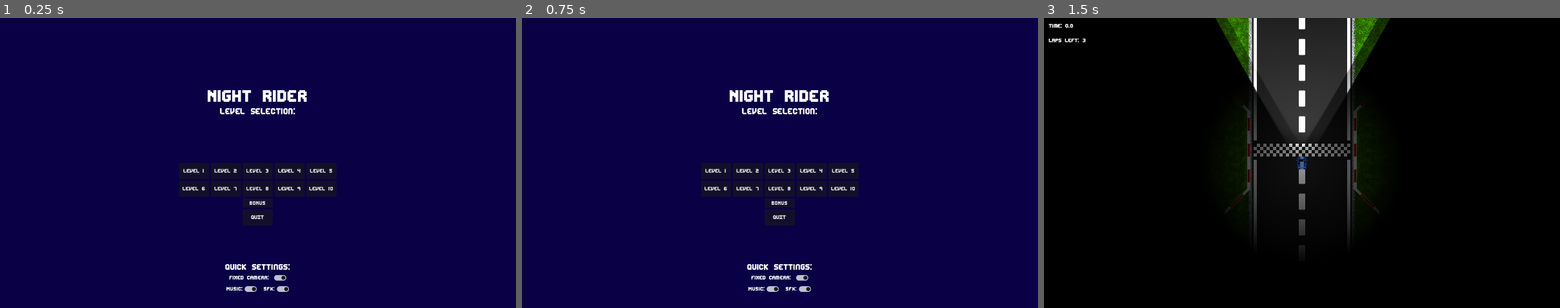
Above: before the commit, frames 1-3 (left to right).
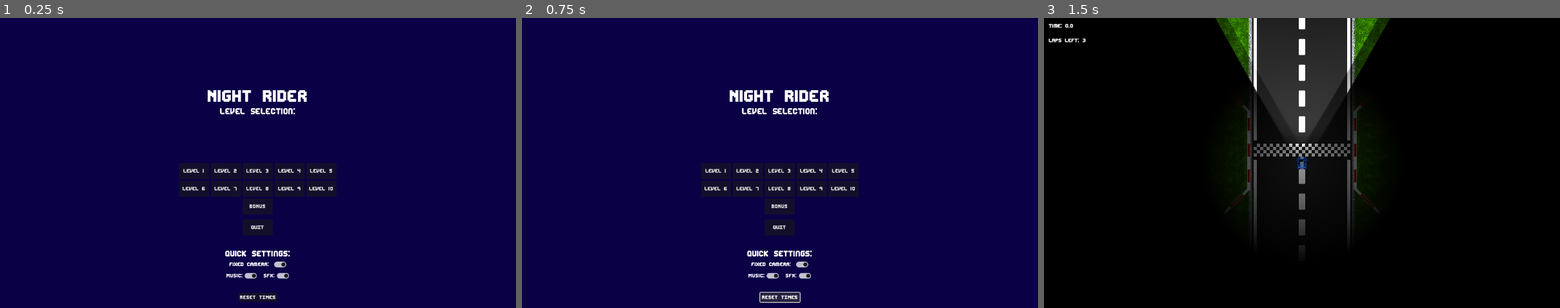
Above: after the commit, the same moments.

Repository: gureckyfrantisek/night_rider
Game: Godot game, scene res://scenes/main_menu.tscn
Same seed, same stepped clock (60 frames per second), same inputs: the game is played once before the commit and once after it.
Inputs (mouse positions are in pixels of both pictures, inside the frame that each line leads up to):
- Up to frame 1 (0.25 s): no input
- Up to frame 2 (0.75 s): click (780, 296) at 0.5 s, where only the run after the commit has a clickable "RESET TIMES"
- Up to frame 3 (1.5 s): click "Level 1" at 1.25 s

The runs differ from the first frame. In frame 1, 1.4% of the frame differs, in the area x 43-57%, y 63-98%; in frame 2, 1.4%, in the area x 43-57%, y 63-99%; in frame 3, nothing differs.

Commit message:
feat: Added reset button

Diff:
--- a/scenes/main_menu.tscn
+++ b/scenes/main_menu.tscn
@@ -133,6 +133,7 @@
 text = "Level 10"
 
 [node name="BONUS" type="HBoxContainer" parent="Levels"]
+custom_minimum_size = Vector2(0, 40)
 layout_mode = 2
 alignment = 1
 
@@ -143,6 +144,10 @@
 theme_override_fonts/font = ExtResource("2_bqqt6")
 text = "BONUS"
 
+[node name="HSeparator" type="HSeparator" parent="Levels"]
+visibility_layer = 0
+layout_mode = 2
+
 [node name="QuitContainer" type="HBoxContainer" parent="Levels"]
 layout_mode = 2
 alignment = 1
@@ -155,9 +160,9 @@
 text = "QUIT"
 
 [node name="Settings" type="VBoxContainer" parent="."]
-offset_top = 607.0
+offset_top = 574.0
 offset_right = 1280.0
-offset_bottom = 676.0
+offset_bottom = 720.0
 
 [node name="Label" type="Label" parent="Settings"]
 texture_filter = 1
@@ -198,6 +203,23 @@
 theme_override_fonts/font = ExtResource("2_bqqt6")
 button_pressed = true
 text = "SFX:"
+
+[node name="SpaceLabel" type="Label" parent="Settings"]
+texture_filter = 1
+layout_mode = 2
+theme_override_fonts/font = ExtResource("2_bqqt6")
+theme_override_font_sizes/font_size = 24
+horizontal_alignment = 1
+
+[node name="Reset" type="HBoxContainer" parent="Settings"]
+layout_mode = 2
+alignment = 1
+
+[node name="RESET" type="Button" parent="Settings/Reset"]
+texture_filter = 1
+layout_mode = 2
+theme_override_fonts/font = ExtResource("2_bqqt6")
+text = "RESET TIMES"
 
 [node name="Music" type="AudioStreamPlayer" parent="."]
 stream = ExtResource("2_ekxnf")
@@ -241,3 +263,4 @@
 [connection signal="toggled" from="Settings/Camera/Fixed" to="." method="_on_fixed_toggled"]
 [connection signal="toggled" from="Settings/Sounds/Music" to="." method="_on_music_toggled"]
 [connection signal="toggled" from="Settings/Sounds/Sounds" to="." method="_on_sounds_toggled"]
+[connection signal="pressed" from="Settings/Reset/RESET" to="." method="_on_reset_pressed"]
--- a/scripts/main_menu.gd
+++ b/scripts/main_menu.gd
@@ -183,3 +183,8 @@
 		AudioServer.set_bus_mute(AudioServer.get_bus_index("SFX"), false)
 	else:
 		AudioServer.set_bus_mute(AudioServer.get_bus_index("SFX"), true)
+
+
+func _on_reset_pressed() -> void:
+		Times.reset_data()
+		print("Data reset and saved.")
--- a/times.gd
+++ b/times.gd
@@ -43,6 +43,25 @@
 		file.store_string(JSON.stringify(data))
 		file.close()
 
+func reset_data():
+	if not FileAccess.file_exists(SAVE_FILE_PATH):
+		return
+
+	var file = FileAccess.open(SAVE_FILE_PATH, FileAccess.READ)
+	if file:
+		level1 = null
+		level2 = null
+		level3 = null
+		level4 = null
+		level5 = null
+		level6 = null
+		level7 = null
+		level8 = null
+		level9 = null
+		level10 = null
+		bonus = null
+		save_data()
+
 func load_data():
 	if not FileAccess.file_exists(SAVE_FILE_PATH):
 		return
